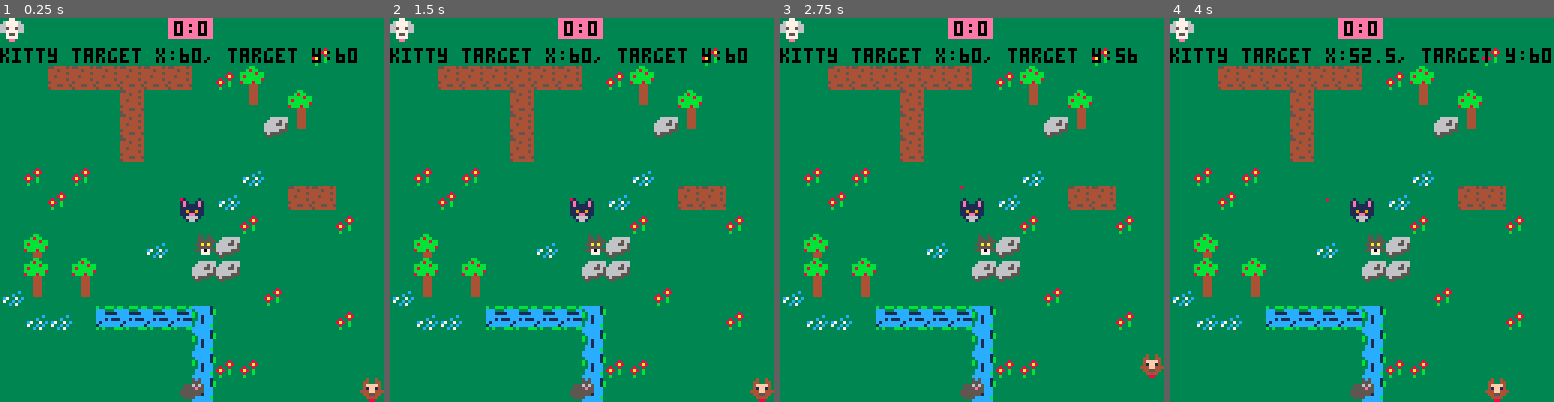
Above: before the commit, frames 1-4 (left to right).
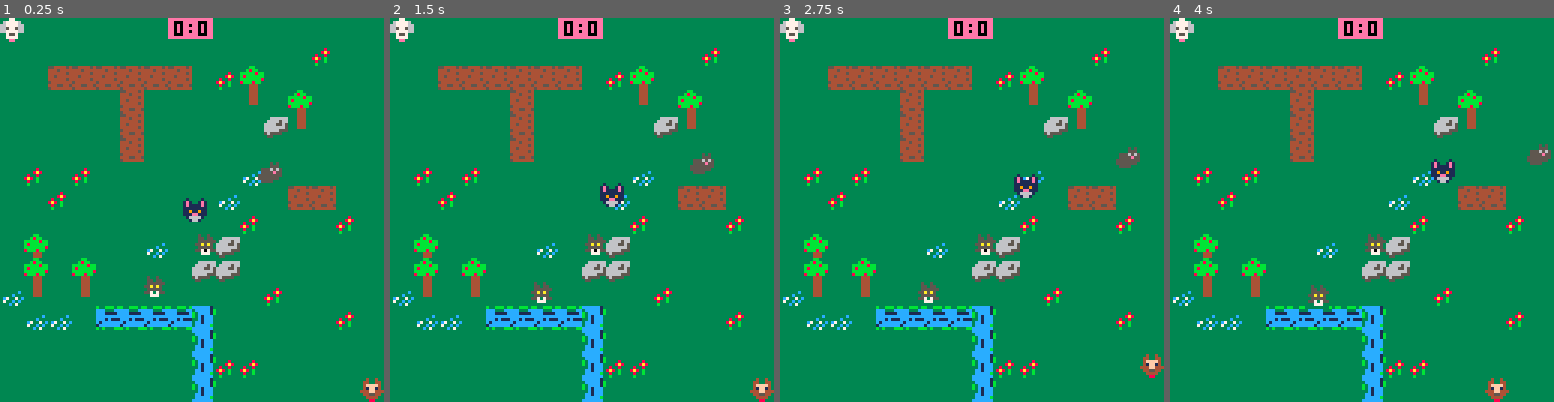
Above: after the commit, the same moments.

Repository: kristineberge/feikpico
Game: PICO-8 cartridge ekpico.p8
The game is run twice, just before and just after one commit, with the same random seed, the same clock (stepped at 60 frames per second) and the same inputs.
Inputs:
- Up to frame 1 (0.25 s): no input
- Up to frame 2 (1.5 s): tap O (Z key) at 0.7 s
- Up to frame 3 (2.75 s): hold Right 1.6-2.1 s; tap O (Z key) at 1.7, 2.1, 2.5 s; hold Up 2.15-2.42 s; hold Right from 2.47 s (still down)
- Up to frame 4 (4 s): tap O (Z key) at 2.9, 3.3, 3.7 s; release Right at 3.03 s; hold Left 3.08-3.58 s; hold Down 3.63-3.97 s

The runs differ from the first frame. In frame 1, 2.3% of the frame differs, in the area x 0-93%, y 7-100%; in frame 2, 2.7%; in frame 3, 2.6%; in frame 4, 2.8%, in the area x 0-100%, y 7-100%.

Commit message:
GRAVITY IS BACK AND BETTER THAN EVER.

Diff:
--- a/main.lua
+++ b/main.lua
@@ -1,16 +1,18 @@
-MAX_POINTS = 2
+MAX_POINTS = 3
 dog_sprite_one = {x = 8, y = 0, w = 8, h = 8}
 dog_sprite_two = {x = 16, y = 0, w = 8, h = 8}
 cat_sprite = {x = 0, y = 0, w = 8, h = 8}
 mouse_sprite = {x = 24, y = 0, w = 8, h = 8}
-sprites = {cat_sprite, mouse_sprite, dog_sprite_one, dog_sprite_two}
-
-dog_one = {sx = 0, sy = 0, p = 0, sprite = dog_sprite_one}
-dog_two = {sx = 120, sy = 120, p = 0, sprite = dog_sprite_two}
-cat = {sx = 60, sy = 60, target_x = 60, target_y = 60, sprite = cat_sprite}
-mouse = {sx = 60, sy = 120, sprite = mouse_sprite}
-
-entities = {dog_one, dog_two, cat, mouse}
+wolf_sprite = {x = 32, y = 0, w = 8, h = 8}
+sprites = {cat_sprite, mouse_sprite, dog_sprite_one, dog_sprite_two, wolf_sprite}
+
+dog_one = {sx = 0, sy = 0, p = 0, sprite = dog_sprite_one, x=nil, y=nil, sub_x=nil, sub_y=nil}
+dog_two = {sx = 120, sy = 120, p = 0, sprite = dog_sprite_two, x=nil, y=nil, sub_x=nil, sub_y=nil}
+cat = {sx = 60, sy = 60, target_x = 60, target_y = 60, sprite = cat_sprite, x=nil, y=nil, sub_x=nil, sub_y=nil}
+mouse = {sx = 60, sy = 119, sprite = mouse_sprite, x=nil, y=nil, sub_x=nil, sub_y=nil}
+wolf = {sx = 60, sy = 90, sprite = wolf_sprite, x=nil, y=nil, sub_x=nil, sub_y=nil}
+
+entities = {dog_one, dog_two, cat, mouse, wolf}
 player_entities = {dog_one, dog_two}
 item_entities = {cat, mouse}
 
@@ -38,15 +40,27 @@
     for e in all(entities) do
         e.x = e.sx
         e.y = e.sy
-    end
+        e.sub_x = 0
+        e.sub_y = 0
+    end
+    wolf.x = 32 + flr(rnd(64))
+    wolf.y = 32 + flr(rnd(64))
+    mouse.x = 32 + flr(rnd(64))
+    mouse.y = 32 + flr(rnd(64))
 end
 
 function reset_hard()
     for e in all(entities) do
         e.x = e.sx
         e.y = e.sy
+        e.sub_x = 0
+        e.sub_y = 0
         e.p = 0
     end
+    wolf.x = 32 + flr(rnd(64))
+    wolf.y = 32 + flr(rnd(64))
+    mouse.x = 32 + flr(rnd(64))
+    mouse.y = 32 + flr(rnd(64))
 end
 
 function _init()
@@ -116,6 +130,42 @@
          48, 48)
 end
 
+function gravity(mover, gravity_objects, attraction_strength)
+    local x = 0
+    local y = 0
+
+    for obj in all(gravity_objects) do
+        local dx = mover.x - obj.x
+        local dy = mover.y - obj.y
+        local d = max(sqrt(dx * dx + dy * dy), 3)
+        local force_strength = - attraction_strength / (d * d)
+        x = x + dx * force_strength
+        y = y + dy * force_strength
+    end
+    mover.sub_x = mover.sub_x + x
+    mover.sub_y = mover.sub_y + y
+
+    sync_subpixel(mover)
+end
+
+function sync_subpixel(mover)
+    repeat
+        if mover.sub_x >= 1 then
+            if is_inside_board(mover.x + 1, mover.y) then mover.x = mover.x + 1 end
+            mover.sub_x = mover.sub_x - 1
+        elseif mover.sub_x <= -1 then
+            if is_inside_board(mover.x - 1, mover.y) then mover.x = mover.x - 1 end
+            mover.sub_x = mover.sub_x + 1
+        elseif mover.sub_y >= 1 then
+            if is_inside_board(mover.x, mover.y + 1) then mover.y = mover.y + 1 end
+            mover.sub_y = mover.sub_y - 1
+        elseif mover.sub_y <= -1 then
+            if is_inside_board(mover.x, mover.y - 1) then mover.y = mover.y - 1 end
+            mover.sub_y = mover.sub_y + 1
+        end
+    until abs(mover.sub_x) < 1 and abs(mover.sub_y) < 1
+end
+
 function _draw()
     cls()
     local current_map = maps[map_index]
@@ -128,10 +178,6 @@
         for entity in all(entities) do draw_entity(entity) end
     end
     draw_points()
-
-    print("kitty target x:" .. cat.target_x .. ", target y:" .. cat.target_y, 0,
-          10)
-    pset(cat.target_x, cat.target_y, 8)
 end
 
 function target_acquisition(mover, obj1, obj2)
@@ -155,6 +201,28 @@
     end
 end
 
+function move_towards_target(entity)
+
+    local x_diff = entity.target_x - entity.x
+    local y_diff = entity.target_y - entity.y
+
+    local speed = 2
+
+    if abs(x_diff) > abs(y_diff) then
+        if x_diff > 4 then
+            if entity.x < 119 then entity.x = entity.x + speed end
+        elseif x_diff < 4 then
+            if entity.x > 2 then entity.x = entity.x - speed end
+        end
+    else
+        if y_diff > 4 then
+            if entity.y < 119 then entity.y = entity.y + speed end
+        elseif y_diff < 4 then
+            if entity.y > 2 then entity.y = entity.y - speed end
+        end
+    end
+end
+
 function is_blocked(x, y)
     if (x < 0 or x > 127 or y < 0 or y > 127) then return true end
     local sprite = mget(x / 8, y / 8)
@@ -165,6 +233,11 @@
         return false
     end
 
+end
+
+function is_inside_board(x, y)
+    if (x < 0 or x > 119 or y < 0 or y > 119) then return false end
+    return true
 end
 
 function move_dog(dog, left, right, up, down)
@@ -212,7 +285,7 @@
     move_dog(dog_one, left_two, right_two, up_two, down_two)
 
     for dog in all(player_entities) do
-        for item in all(item_entities) do
+        for item in all({cat}) do
             local intersecting_pixels = {}
             if count(item_entities) > 0 then
                 intersecting_pixels = intersect(dog, item)
@@ -221,7 +294,6 @@
             if count(intersecting_pixels) > 0 then
                 sfx(3)
                 dog.p = dog.p + 1
-                map_index = ((map_index + 1) % count(maps)) + 1
                 if (dog.p >= MAX_POINTS) then
                     reset_hard()
                     victory_screen = VICTORY_SCREEN_DURATION
@@ -231,12 +303,41 @@
                     win_screen = WIN_SCREEN_DURATION
                 end
             end
-
+        end
+        -- wolf
+        for item in all({wolf}) do
+            local intersecting_pixels = {}
+            if count(item_entities) > 0 then
+                intersecting_pixels = intersect(dog, item)
+            end
+
+            if count(intersecting_pixels) > 0 then
+                sfx(3)
+                local other_dog = nil
+
+                if dog == dog_one then other_dog = dog_two
+                else other_dog = dog_one
+                end
+
+                other_dog.p = other_dog.p + 1
+                if (other_dog.p >= MAX_POINTS) then
+                    reset_hard()
+                    victory_screen = VICTORY_SCREEN_DURATION
+                    sfx(1)
+                else
+                    reset_soft()
+                    win_screen = WIN_SCREEN_DURATION
+                end
+            end
         end
     end
 
     -- random_move(cat)
     -- TODO: a* to target
-    target_acquisition(cat, dog_one, dog_two)
-
-end
+    gravity(cat, {dog_one, dog_two}, -11)
+    gravity(cat, {mouse}, 7)
+    gravity(mouse, {cat}, -15)
+    gravity(mouse, {wolf}, 10)
+    gravity(wolf, {mouse}, -7)
+    gravity(wolf, {dog_one, dog_two}, 8)
+end
